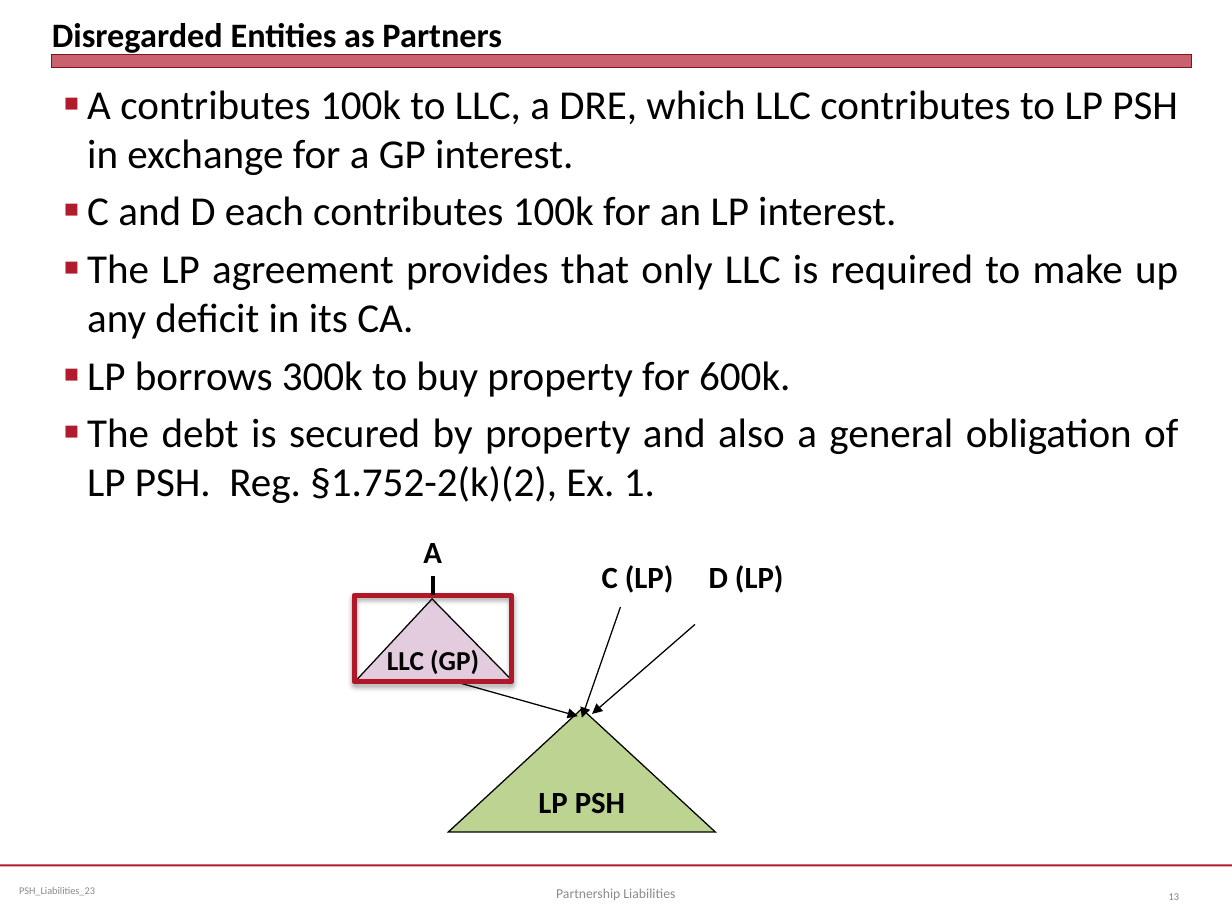
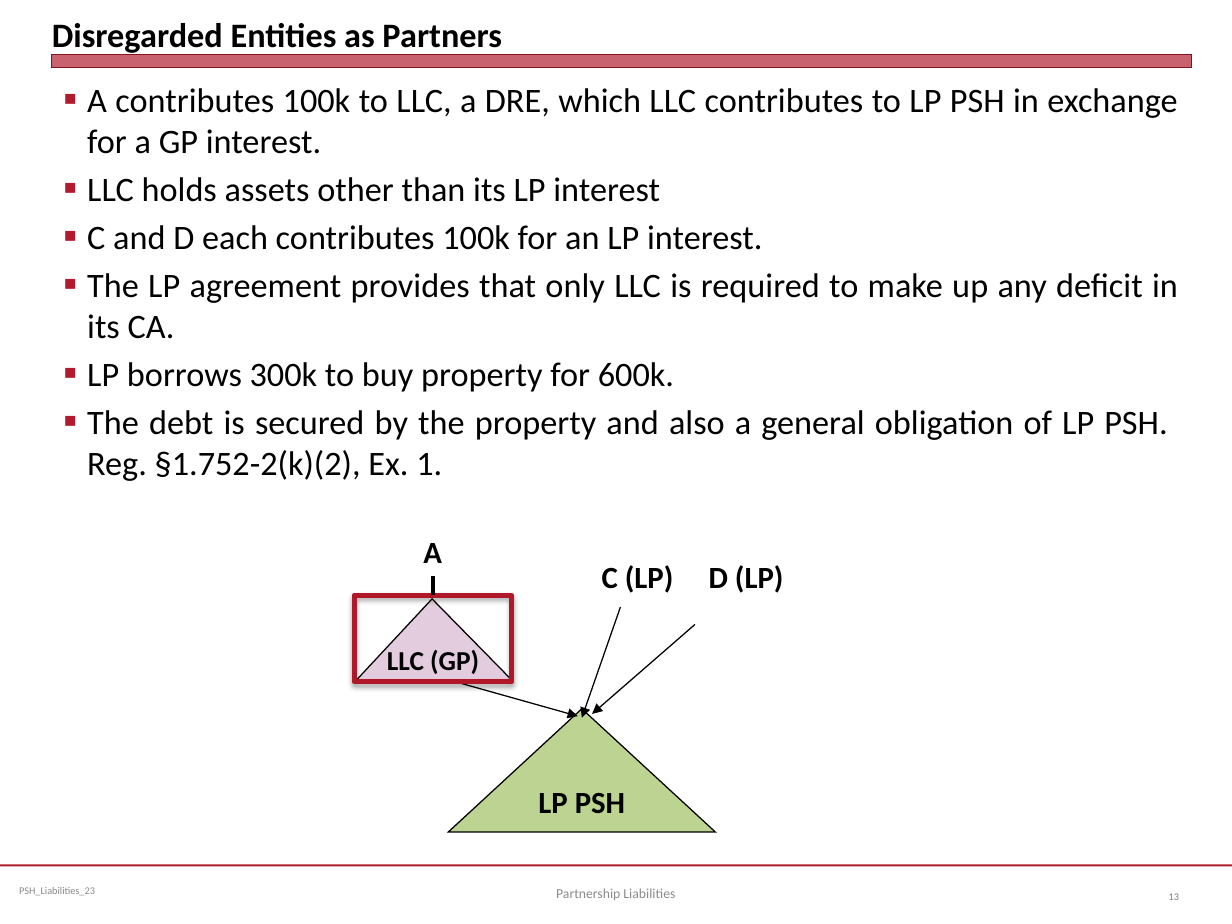
Before and after one commit to jmc877/Partnership-Tax, a slide deck: slide 13 of slides/PSH_Liabilities_23.pptx. Drawn at 1232x924 pixels with LibreOffice and Linux fonts; fonts in the diff are those of the drawing. Boxes give left, top, right and bottom in pixels: in the first picture for what was removed or moved away, otherwise in the second. Text is boxed around its words. In the diff, an @@ line names an element or a change of style, - is before the commit and + after.

```diff
--- a/slides/PSH_Liabilities_23.pptx
+++ b/slides/PSH_Liabilities_23.pptx
@@ text at (87, 88, 1178, 392): size 24 to 20 pt in "A contributes 100k to LLC, a DRE, ...", "C and D each contributes 100k for ...", "The LP agreement provides that only LLC ...", "LP borrows 300k to buy property for ..." @@
@@ text at (87, 177, 660, 202): paragraph added @@
+■ LLC holds assets other than its LP interest
@@ text at (87, 410, 1167, 481): text changed; size 24 to 20 pt @@
-■ The debt is secured by property and also a general obligation of LP PSH. Reg. §1.752-2(k)(2), Ex. 1.
+■ The debt is secured by the property and also a general obligation of LP PSH. Reg. §1.752-2(k)(2), Ex. 1.
```
Also in this commit, not shown: 6 other slides changed, 1 other file.
